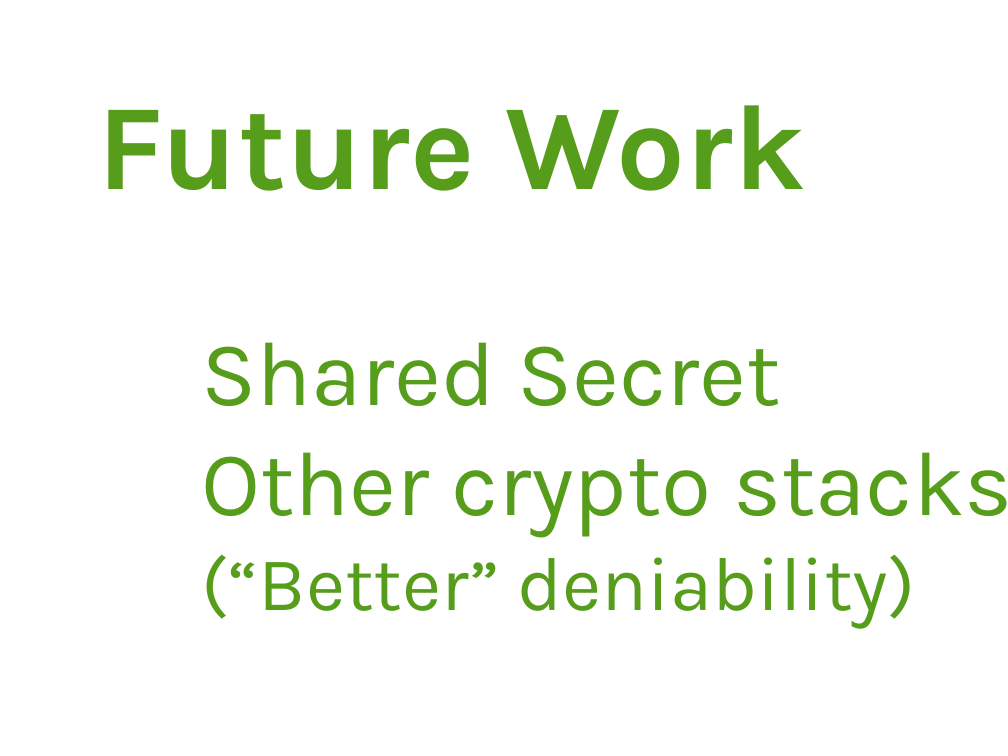
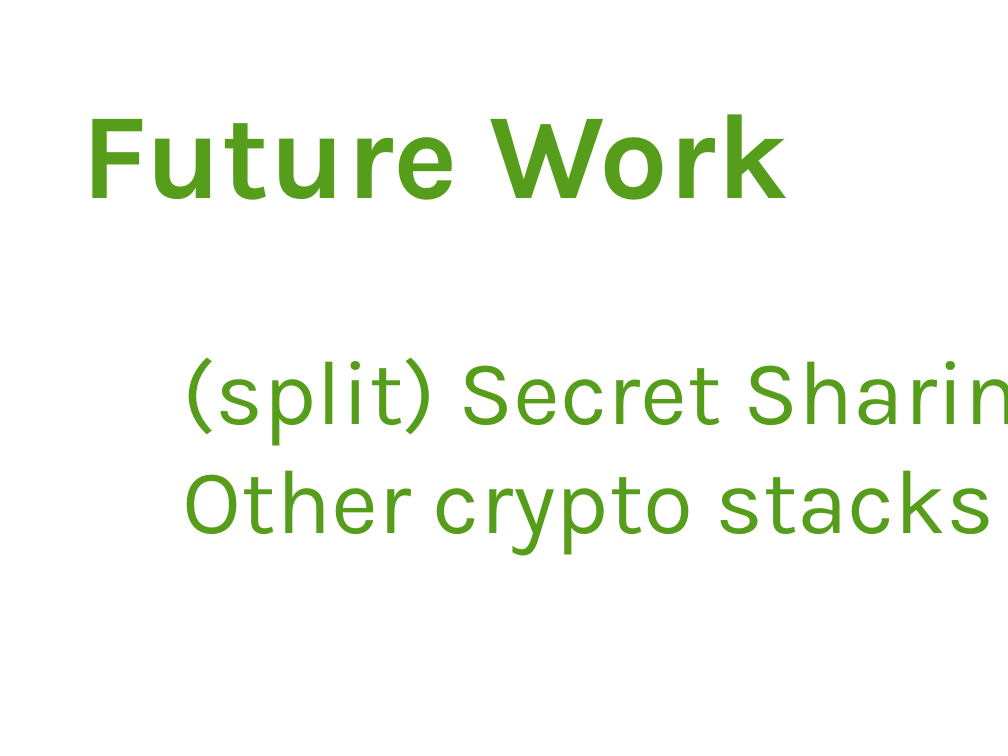
Before and after one commit to arver/arver, a slide deck: slide 18 of presentation/28c3.odp (slide 17 before the commit). Drawn at 1008x756 pixels with LibreOffice and Linux fonts; fonts in the diff are those of the drawing. Boxes give left, top, right and bottom in pixels: in the first picture for what was removed or moved away, otherwise in the second. Text is boxed around its words. In the diff, an @@ line names an element or a change of style, - is before the commit and + after.

Commit message:
updated presentation

```diff
--- a/presentation/28c3.odp
+++ b/presentation/28c3.odp
@@ title "Future Work": place and size @@
-title "Future Work" at (98,105,805,191)
+title "Future Work" at (82,114,788,200)
@@ title at (183,357,994,556): text changed @@
-Shared Secret
-Other crypto stacks
-(“Better” deniability)
+(split) Secret Sharing
+Other crypto stacks
```
Also in this commit, not shown: 3 other slides changed, 1 slide added, 1 other file.
